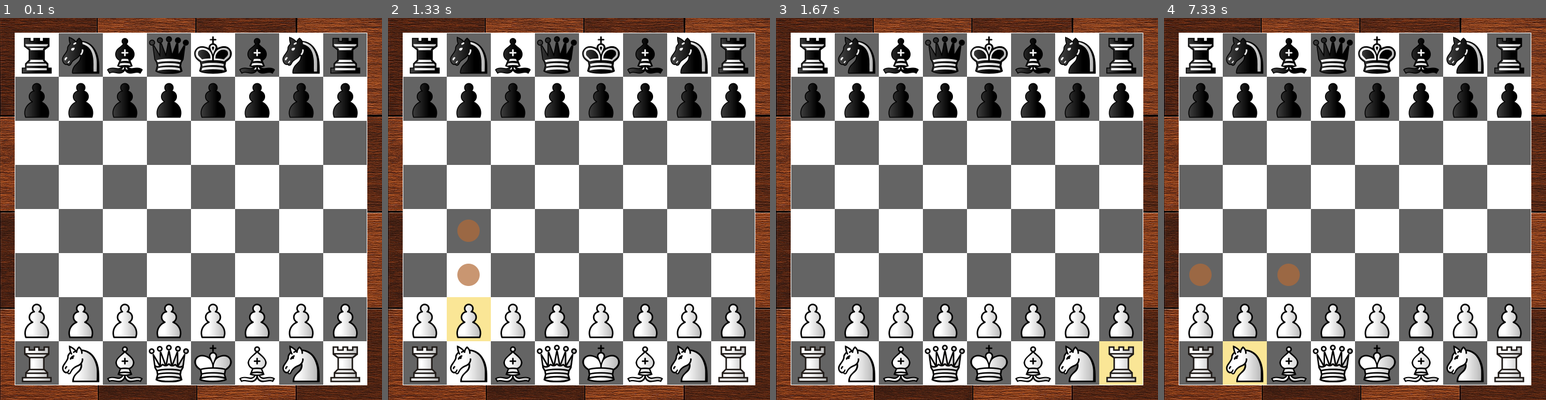
Above: before the commit, frames 1-4 (left to right).
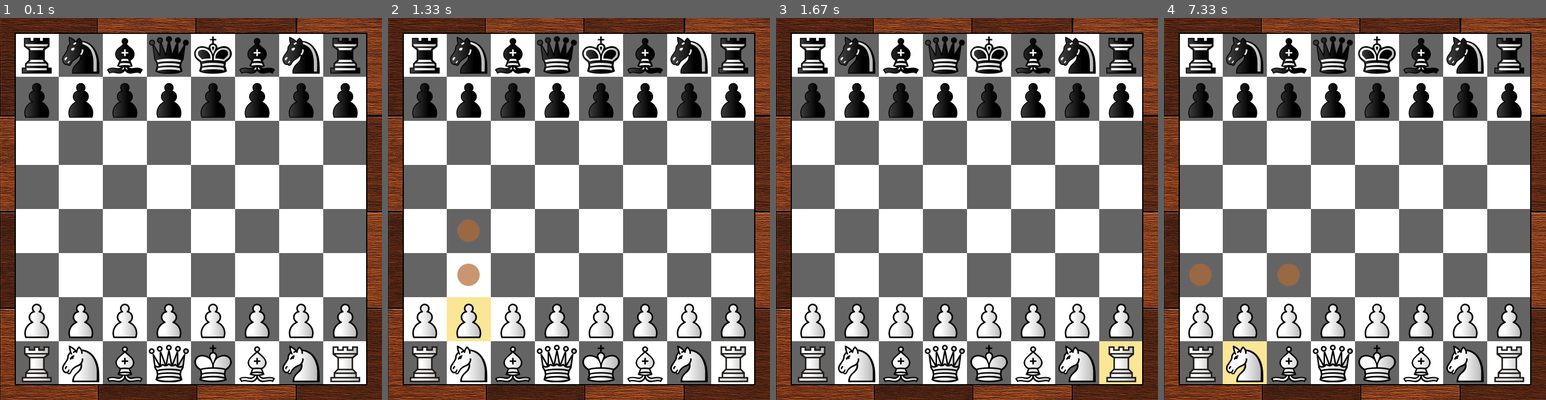
Above: after the commit, the same moments.

Repository: BelGraDev/chess_pygame
Game: pygame game, started from main.py
The game is run twice, just before and just after one commit, with the same random seed, the same clock (stepped at 60 frames per second) and the same inputs.
Inputs (mouse positions are in pixels of both pictures, inside the frame that each line leads up to):
- Up to frame 1 (0.1 s): no input
- Up to frame 2 (1.33 s): click (579, 209) at 0.38 s; click (460, 296) at 1.22 s
- Up to frame 3 (1.67 s): click (1108, 342) at 1.55 s
- Up to frame 4 (7.33 s): click (1362, 79) at 1.88 s; click (1240, 350) at 7.22 s

The runs differ from the first frame. In frame 1, 1.1% of the frame differs, in the area x 3-97%, y 3-97%; in frame 2, 1.1%; in frame 3, 1.1%; in frame 4, 1.1%.

Commit message:
Little changes in UI

Diff:
--- a/Render/ChessUI.py
+++ b/Render/ChessUI.py
@@ -9,8 +9,9 @@
     CELL_SIZE = 75
     MARGIN_SIZE = 25
     BOARD_WIDTH = BOARD_HEIGHT = 600
+    BORDER_COLOR = (0, 0, 0)
     WHITE_COLOR = (255, 255, 255)
-    BLACK_COLOR = (100, 100, 100, 255)
+    GREY_COLOR = (100, 100, 100, 255)
     HIGHLIGHT_COLOR = (250, 230, 150)
 
     def __init__(self):
@@ -26,7 +27,7 @@
                 x = self.MARGIN_SIZE + col * self.CELL_SIZE
                 y = self.MARGIN_SIZE + row * self.CELL_SIZE
                 cell_name = Cell_utils.map_index_to_cell(row, col)
-                color = self.WHITE_COLOR if (row + col) % 2 == 0 else self.BLACK_COLOR
+                color = self.WHITE_COLOR if (row + col) % 2 == 0 else self.GREY_COLOR
                 cell = Cell((x, y), cell_name, color)
                 pygame.draw.rect(self.screen, color, cell)
                 self.cells[row].append(cell)
@@ -34,7 +35,7 @@
 
     def render_border(self):
         border = pygame.Rect(self.MARGIN_SIZE, self.MARGIN_SIZE, self.BOARD_WIDTH, self.BOARD_HEIGHT)
-        pygame.draw.rect(self.screen, self.WHITE_COLOR, border,  1)
+        pygame.draw.rect(self.screen, self.BORDER_COLOR, border,  2)
 
     def init_pieces(self, board):
 
